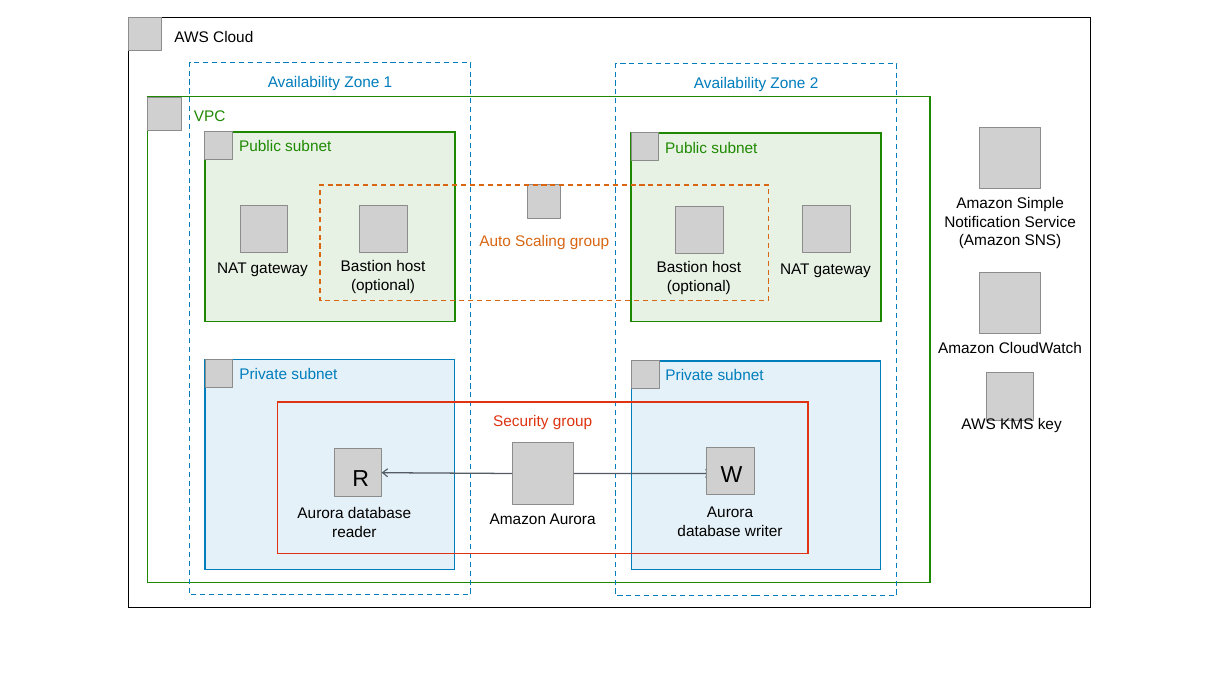
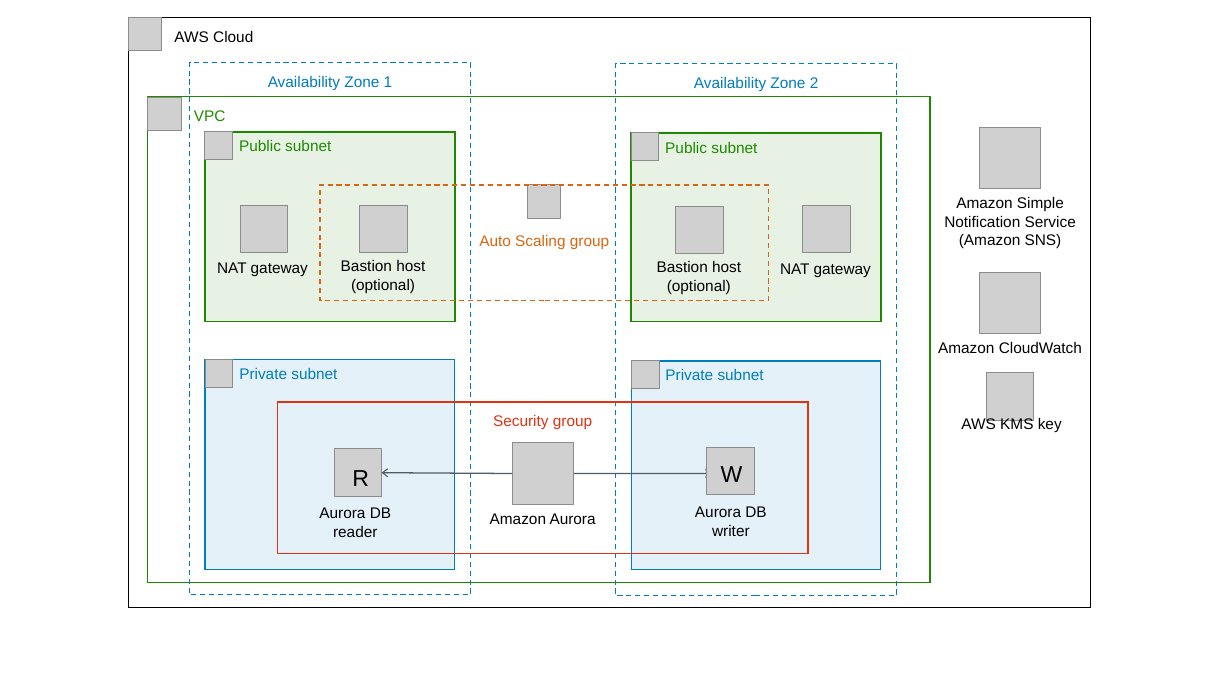
Before and after one commit to aws-quickstart/quickstart-amazon-aurora-mysql, a slide deck: slide 1 of docs/images/aurora-mysql-architecture-diagram.pptx. Drawn at 1232x693 pixels with LibreOffice and Linux fonts; fonts in the diff are those of the drawing; grey boxes stand for pictures. Boxes give left, top, right and bottom in pixels: in the first picture for what was removed or moved away, otherwise in the second. Text is boxed around its words. In the diff, an @@ line names an element or a change of style, - is before the commit and + after.

```diff
--- a/docs/images/aurora-mysql-architecture-diagram.pptx
+++ b/docs/images/aurora-mysql-architecture-diagram.pptx
@@ text at <box>319,507,391,537</box>: text changed @@
-Aurora database reader
+Aurora DB
+reader
@@ text at <box>695,506,766,536</box>: text changed @@
-Aurora database writer
+Aurora DB
+writer
```
Also in this commit, not shown: 11 other files.
